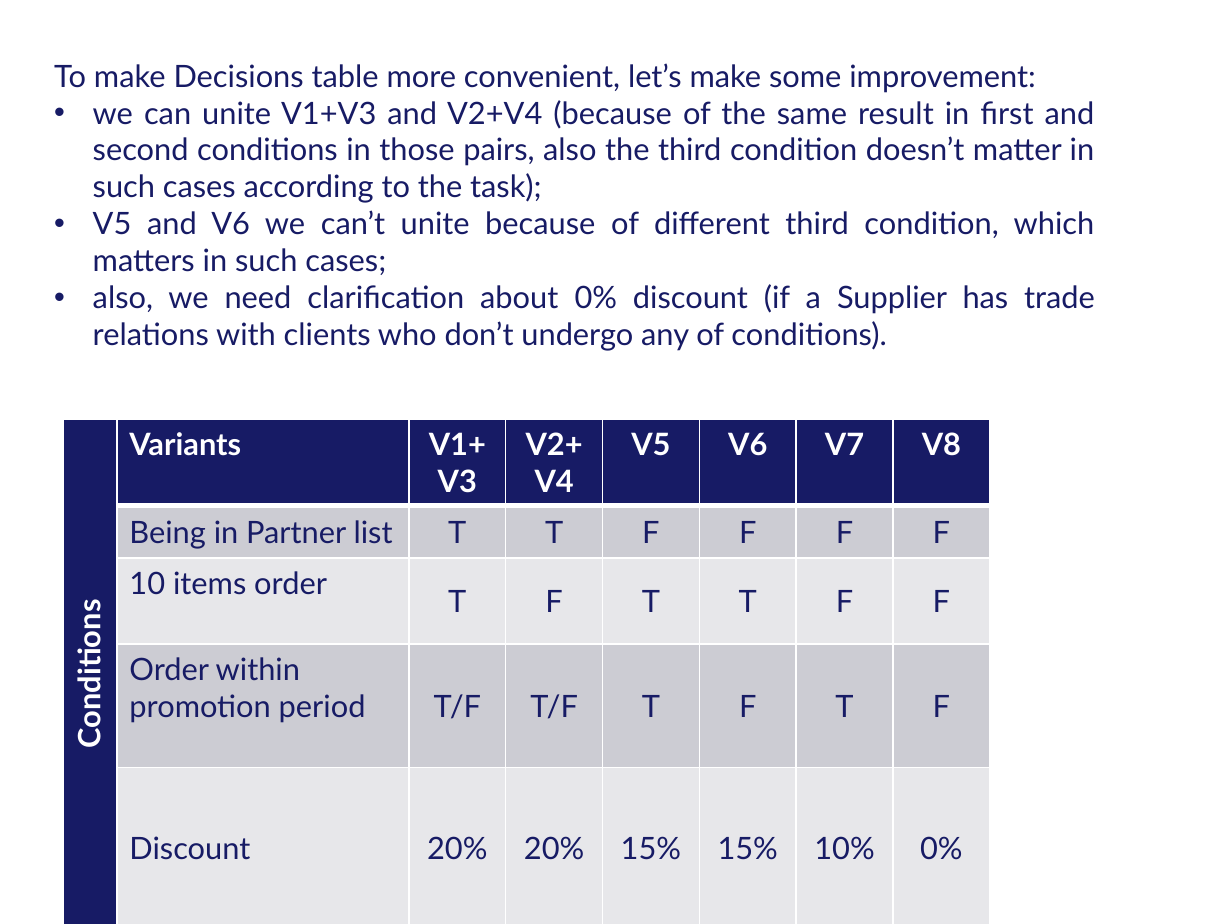
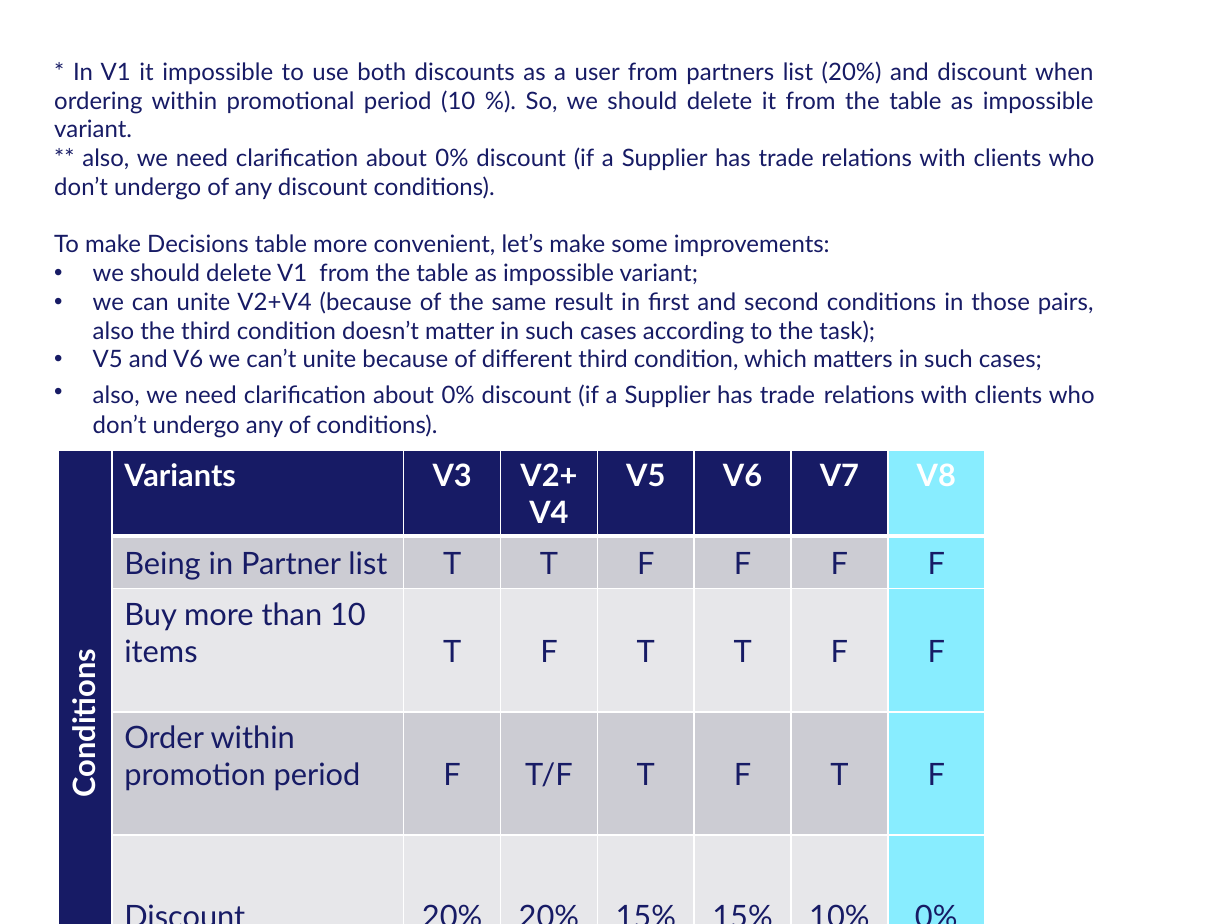
Before and after one commit to VikaSvyryd/HomeWorks, a slide deck: slide 9 of HW4 TDT.pptx (slide 8 before the commit). Drawn at 1232x924 pixels with LibreOffice and Linux fonts; fonts in the diff are those of the drawing; background and template pictures are left out. Boxes give left, top, right and bottom in pixels: in the first picture for what was removed or moved away, otherwise in the second. Text is boxed around its words. In the diff, an @@ line names an element or a change of style, - is before the commit and + after.

Commit message:
Added new version of HW4 TDT.pptx

```diff
--- a/HW4 TDT.pptx
+++ b/HW4 TDT.pptx
@@ text at bbox=[54, 61, 1095, 344]: text changed; size 18 to 14 pt @@
-To make Decisions table more convenient, let’s make some improvement:
-• we can unite V1+V3 and V2+V4 (because of the same result in first and second conditions in those pairs, also the third condition doesn’t matter in such cases according to the task);
+* In V1 it impossible to use both discounts as a user from partners list (20%) and discount when ordering within promotional period (10 %). So, we should delete it from the table as impossible variant.
+** also, we need clarification about 0% discount (if a Supplier has trade relations with clients who don’t undergo of any discount conditions).
+To make Decisions table more convenient, let’s make some improvements:
+• we should delete V1 from the table as impossible variant;
+• we can unite V2+V4 (because of the same result in first and second conditions in those pairs, also the third condition doesn’t matter in such cases according to the task);
@@ text at bbox=[93, 349, 1095, 438]: size 18 to 14 pt in "V5 and V6 we can’t unite because ...", "also, we need clarification about 0% discount ..." @@
@@ table at bbox=[59, 450, 988, 887] @@
-row 1, column 3: V1+V3
+row 1, column 3: V3
-row 3, column 2: 10 items order
+row 3, column 2: Buy more than 10 items
-row 4, column 3: T/F
+row 4, column 3: F
@@ fill #171B65 to #88EDFF in row 1, column 8 @@
@@ fill #CCCDD3 to #88EDFF in 2 cells @@
@@ fill #E8E8EA to #88EDFF in 2 cells @@
@@ table: place and size @@
-table at bbox=[64, 419, 993, 864]
+table at bbox=[59, 450, 988, 887]
```
Also in this commit, not shown: 3 other slides changed, 12 slides added, 1 slide removed.
